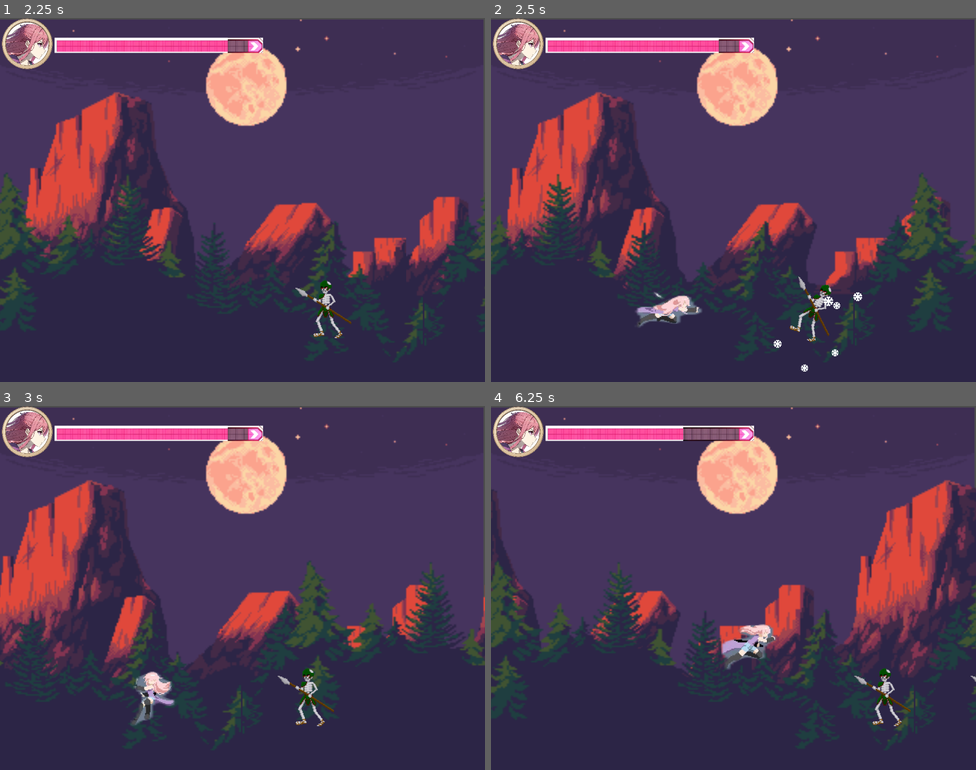
Above: before the commit, frames 1-4 (two rows, left to right).
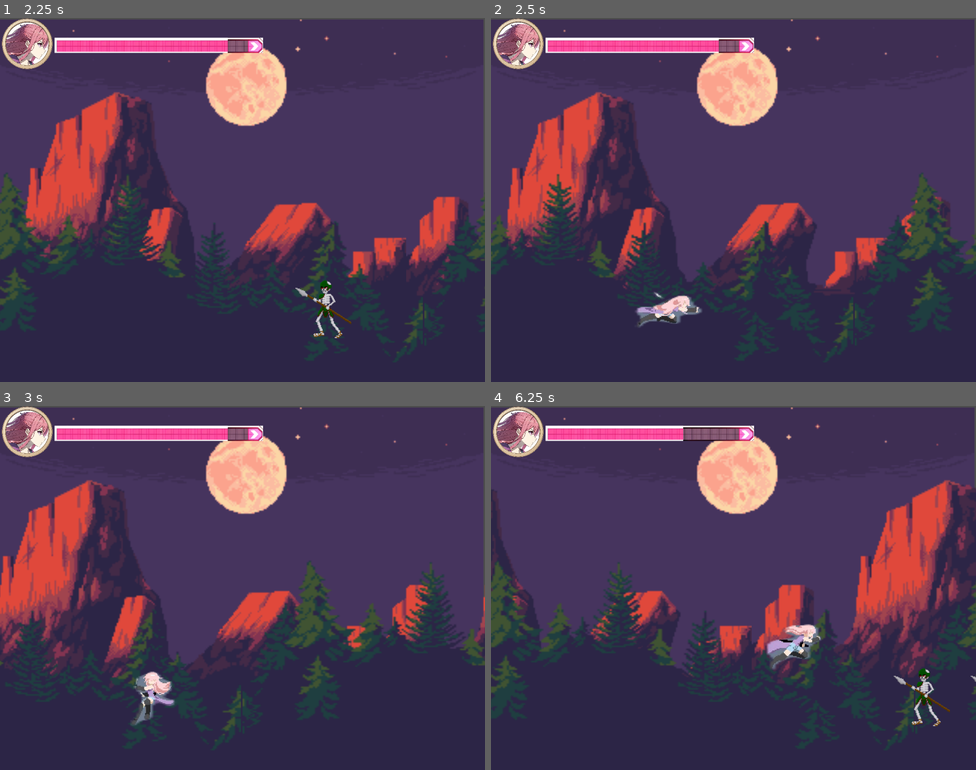
Above: after the commit, the same moments.

Repository: jemmyperez28/Killa
Game: Godot game, scene res://Scenes/level_1.tscn
Same seed, same stepped clock (60 frames per second), same inputs: the game is played once before the commit and once after it.
Inputs:
- Up to frame 1 (2.25 s): hold Right (ui_right) 0.53-2.03 s; tap J (attack) at 0.6, 1.35, 2.1 s; tap Up (ui_up) at 0.77, 1.52 s; hold Left (ui_left) from 2.03 s (still down)
- Up to frame 2 (2.5 s): keep holding Left (ui_left)
- Up to frame 3 (3 s): release Left (ui_left) at 2.78 s; hold Right (ui_right) from 2.78 s (still down); tap J (attack) at 2.85 s
- Up to frame 4 (6.25 s): tap Up (ui_up) at 3.02, 3.77, 4.52, 6.02 s; tap J (attack) every 0.75 s from 3.6 to 5.85 s; release Right (ui_right) at 4.28 s; hold Left (ui_left) 4.28-5.03 s; hold Right (ui_right) 5.03-5.78 s; hold Left (ui_left) from 5.78 s (still down)

Frame 1 is identical in both runs. In frame 2, 0.6% of the frame differs, in the area x 58-77%, y 71-98%; in frame 3, 0.4%; in frame 4, 2.3%, in the area x 47-95%, y 59-88%.

Commit message:
Migrado version 4.6 ok

Diff:
--- a/Scripts/Enemy1.gd
+++ b/Scripts/Enemy1.gd
@@ -5,7 +5,7 @@
 # Get the gravity from the project settings to be synced with RigidBody nodes.
 var gravity = ProjectSettings.get_setting("physics/2d/default_gravity")
 var speed = 3000
-var hp = 15
+var hp = 10
 var damage = 5
 var on_hit_bool = false
 
--- a/project.godot
+++ b/project.godot
@@ -8,11 +8,15 @@
 
 config_version=5
 
+[animation]
+
+compatibility/default_parent_skeleton_in_mesh_instance_3d=true
+
 [application]
 
 config/name="Alpha0.0.1"
 run/main_scene="res://Scenes/level_1.tscn"
-config/features=PackedStringArray("4.2", "Forward Plus")
+config/features=PackedStringArray("4.6", "Forward Plus")
 config/icon="res://icon.svg"
 
 [display]
@@ -27,7 +31,7 @@
 
 attack={
 "deadzone": 0.5,
-"events": [Object(InputEventKey,"resource_local_to_scene":fa …(169 unchanged characters)… _keycode":74,"key_label":0,"unicode":0,"echo":false,"script":null)
+"events": [Object(InputEventKey,"resource_local_to_scene":fa …(169 unchanged characters)… _keycode":74,"key_label":0,"unicode":0,"location":0,"echo":false,"script":null)
 ]
 }
 
Not shown, added: Scripts/Enemy1.gd.uid
Not shown, added: Scripts/health_bar_player_1.gd.uid
Not shown, added: Scripts/player_test.gd.uid
Not shown, added: Scripts/spawn_enemy.gd.uid
Not shown, added: Scripts/texture_progress_bar_player1.gd.uid
Not shown, changed: assets/background_level1/far-clouds.png.import
Not shown, changed: assets/background_level1/far-mountains.png.import
Not shown, changed: assets/background_level1/mountains.png.import
Not shown, changed: assets/background_level1/near-clouds.png.import
Not shown, changed: assets/background_level1/sky.png.import
Not shown, changed: assets/background_level1/trees.png.import
Not shown, changed: assets/char_1/frame_00_delay-0.04s.jpg.import
(and 69 more such lines)
